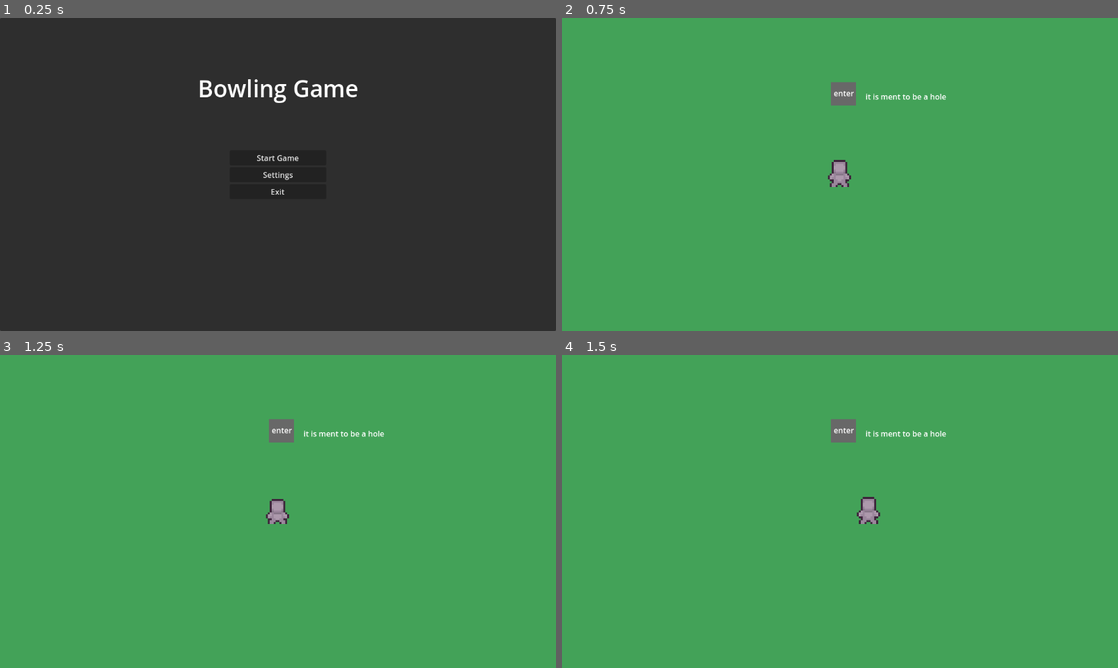
Above: before the commit, frames 1-4 (two rows, left to right).
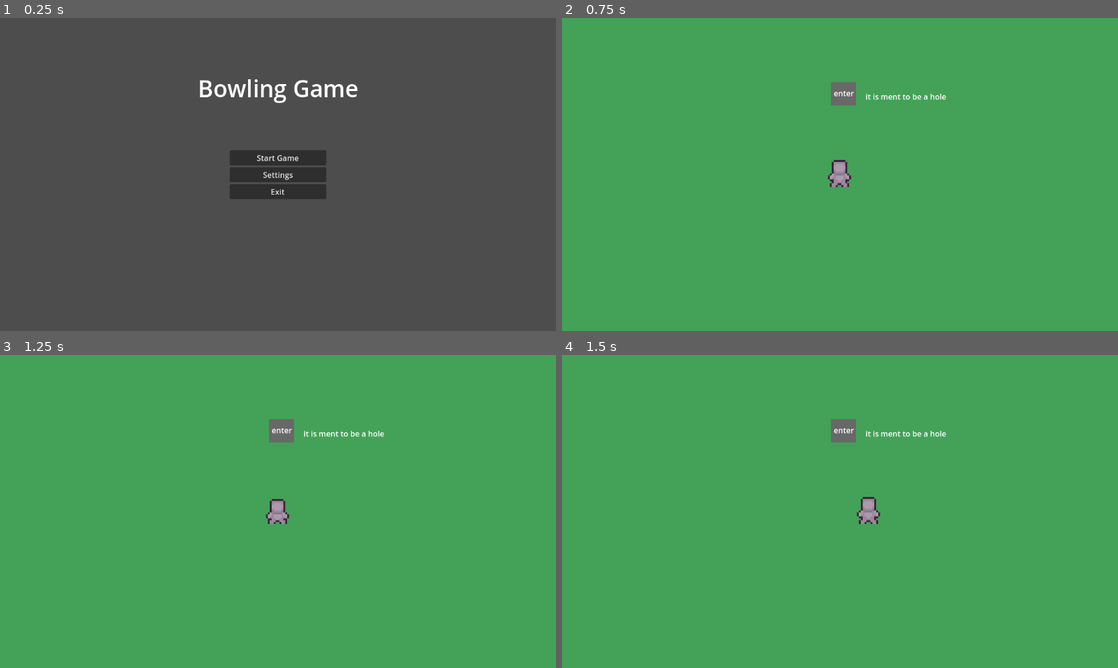
Above: after the commit, the same moments.

Repository: YumNothingSoup/Beginner-Game-Jam
Game: Godot game, scene res://Main Scenes/menu/main_menu.tscn
Two runs of this game, one before a commit and one after it. Both use one fixed random seed, a clock stepped at 60 frames per second and the inputs below. Before the commit the project starts from res://Main Scenes/main_menu.tscn.
Inputs (mouse positions are in pixels of both pictures, inside the frame that each line leads up to):
- Up to frame 1 (0.25 s): no input
- Up to frame 2 (0.75 s): click "Start Game" at 0.5 s
- Up to frame 3 (1.25 s): no input
- Up to frame 4 (1.5 s): move the mouse to (962, 495) at 1.27 s; press the mouse at (962, 495) at 1.28 s; hold D (move_right) from 1.28 s (still down)

The runs differ from the first frame. In frame 1, 97% of the frame differs, in the area x 0-100%, y 0-100%; in frame 2, nothing differs; in frame 3, nothing differs; in frame 4, nothing differs.

Commit message:
reorganize menu scenes

Diff:
--- a/Main Scenes/main_menu.tscn
+++ b/Main Scenes/menu/main_menu.tscn
@@ -1,6 +1,6 @@
 [gd_scene load_steps=3 format=3 uid="uid://de6ptabqk6x6t"]
 
-[ext_resource type="Script" path="res://Main Scenes/main_menu.gd" id="1_xty0p"]
+[ext_resource type="Script" path="res://Main Scenes/menu/main_menu.gd" id="1_xty0p"]
 
 [sub_resource type="LabelSettings" id="LabelSettings_hjf8m"]
 font_size = 48
@@ -56,12 +56,6 @@
 text = "Exit
 "
 
-[node name="ParallaxBackground" type="ParallaxBackground" parent="."]
-
-[node name="PlaceholderBG" type="Panel" parent="ParallaxBackground"]
-offset_right = 1152.0
-offset_bottom = 648.0
-
 [connection signal="pressed" from="VBoxContainer/StartGame" to="." method="_on_start_game_pressed"]
 [connection signal="pressed" from="VBoxContainer/Settings" to="." method="_on_settings_pressed"]
 [connection signal="pressed" from="VBoxContainer/Exit" to="." method="_on_exit_pressed"]
--- /dev/null
+++ b/Main Scenes/menu/menu_background.tscn
@@ -0,0 +1,7 @@
+[gd_scene format=3 uid="uid://d0ptv7n27s8tn"]
+
+[node name="MenuBackground" type="ParallaxBackground"]
+
+[node name="PlaceholderBG" type="Panel" parent="."]
+offset_right = 1152.0
+offset_bottom = 648.0
--- /dev/null
+++ b/Main Scenes/menu/select_difficulty.tscn
@@ -0,0 +1,56 @@
+[gd_scene load_steps=3 format=3 uid="uid://dh2sk2i2wd25d"]
+
+[ext_resource type="PackedScene" uid="uid://d0ptv7n27s8tn" path="res://Main Scenes/menu/menu_background.tscn" id="1_t2b87"]
+
+[sub_resource type="LabelSettings" id="LabelSettings_q2lcg"]
+font_size = 48
+
+[node name="SelectDifficulty" type="Control"]
+layout_mode = 3
+anchors_preset = 15
+anchor_right = 1.0
+anchor_bottom = 1.0
+grow_horizontal = 2
+grow_vertical = 2
+
+[node name="Label" type="Label" parent="."]
+layout_mode = 1
+anchors_preset = 5
+anchor_left = 0.5
+anchor_right = 0.5
+offset_left = -179.5
+offset_top = 219.0
+offset_right = 179.5
+offset_bottom = 286.0
+grow_horizontal = 2
+text = "Select Difficulty"
+label_settings = SubResource("LabelSettings_q2lcg")
+
+[node name="HBoxContainer" type="HBoxContainer" parent="."]
+layout_mode = 1
+anchors_preset = 8
+anchor_left = 0.5
+anchor_top = 0.5
+anchor_right = 0.5
+anchor_bottom = 0.5
+offset_left = -85.0
+offset_top = -15.5
+offset_right = 85.0
+offset_bottom = 15.5
+grow_horizontal = 2
+grow_vertical = 2
+
+[node name="Easy" type="Button" parent="HBoxContainer"]
+layout_mode = 2
+text = "Easy"
+
+[node name="Medium" type="Button" parent="HBoxContainer"]
+layout_mode = 2
+text = "Medium"
+
+[node name="Hard" type="Button" parent="HBoxContainer"]
+layout_mode = 2
+text = "Hard
+"
+
+[node name="ParallaxBackground" parent="." instance=ExtResource("1_t2b87")]
--- a/project.godot
+++ b/project.godot
@@ -11,7 +11,7 @@
 [application]
 
 config/name="Beginner-Game-Jam-Project"
-run/main_scene="res://Main Scenes/main_menu.tscn"
+run/main_scene="res://Main Scenes/menu/main_menu.tscn"
 config/features=PackedStringArray("4.3", "GL Compatibility")
 config/icon="res://icon.svg"
 
Renamed: Main Scenes/main_menu.gd -> Main Scenes/menu/main_menu.gd
Renamed: Main Scenes/settings.tscn -> Main Scenes/menu/settings.tscn
